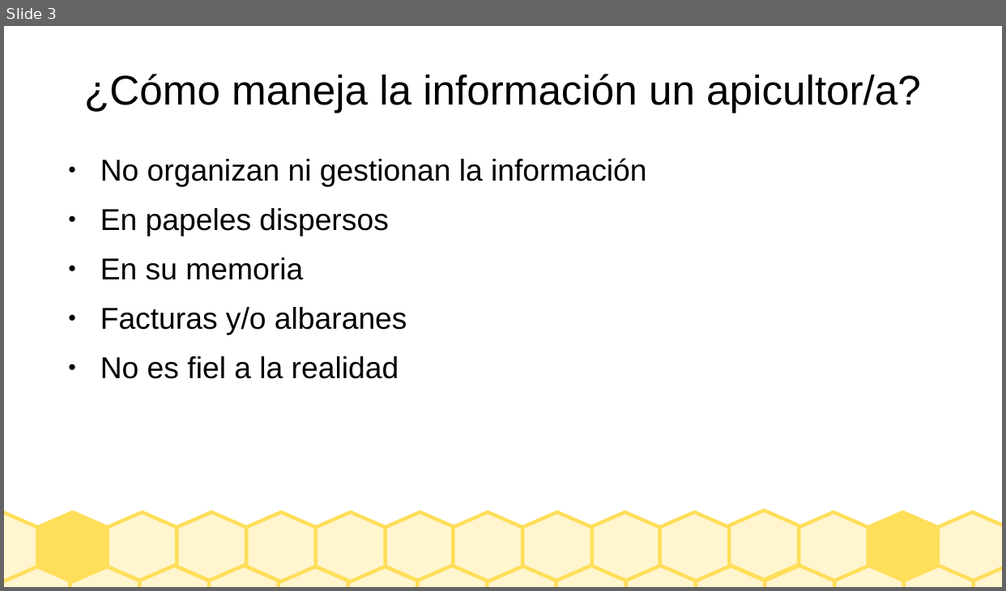
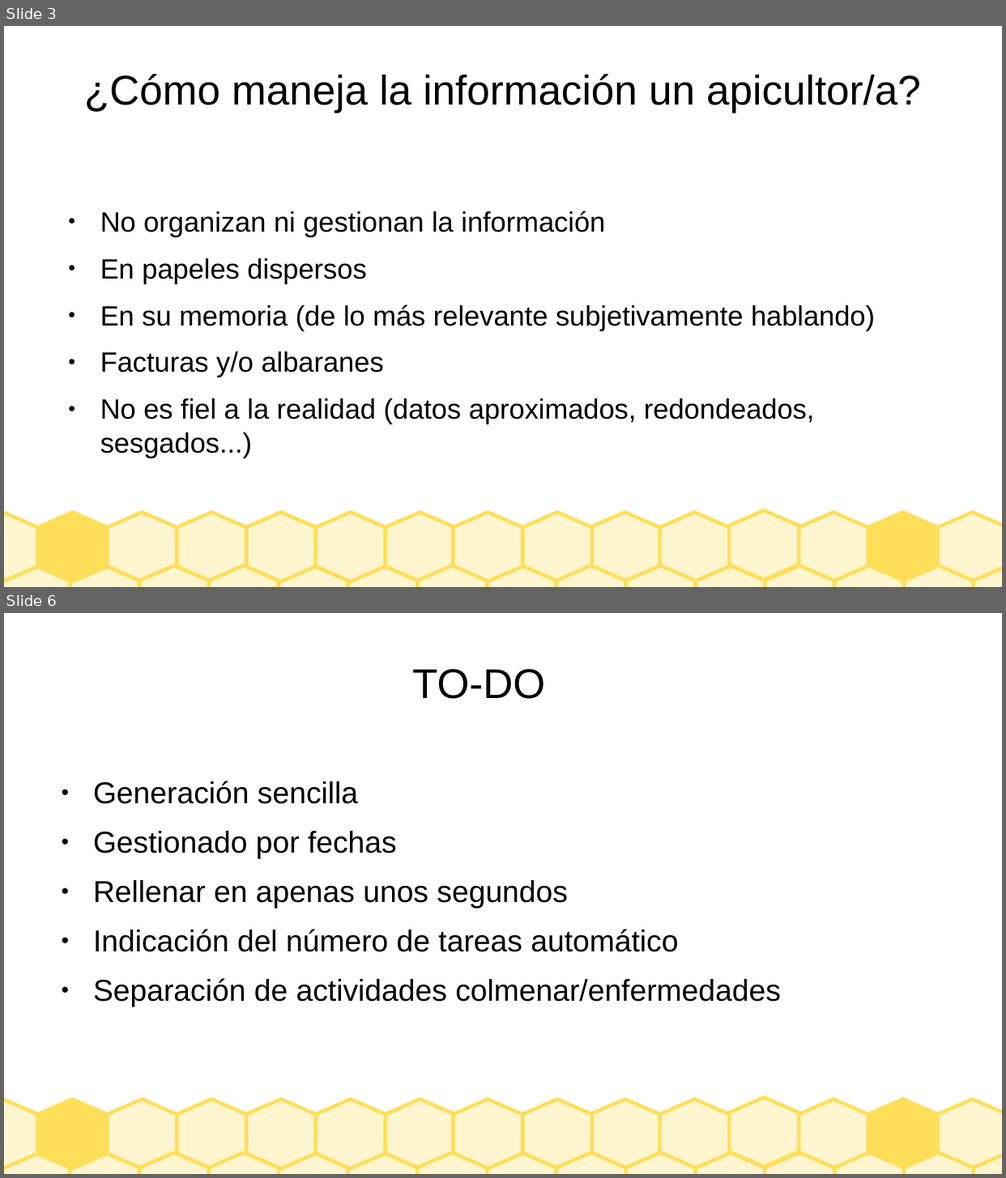
Before and after one commit to Ocklaf/PFC, a slide deck: PresentacionGesticolmenar.odp. Shown one above the other, each under a label of ours: slide 3 before the commit, slides 3 and 6 after it; the slides between them are not shown. The pictures are 1006x591 and 1006x1178 pixels, drawn with LibreOffice and Linux fonts; fonts in the diff are those of the drawing. Boxes give left, top, right and bottom in pixels: in the first picture for what was removed or moved away, otherwise in the second. Text is boxed around its words. In the diff, an @@ line names an element or a change of style, - is before the commit and + after.

Commit message:
Ultimos pasos memoria y presentación

```diff
--- a/PresentacionGesticolmenar.odp
+++ b/PresentacionGesticolmenar.odp
@@ slide 6 added at [4, 613, 1002, 1174], background #FFFFFF; not listed: 30 template elements that a slide beside it also shows @@
@@ title added at [412, 669, 545, 699], 33 pt, text #000000 @@
+TO-DO
@@ text added at [93, 781, 781, 1007], 24 pt, text #000000 @@
+● Generación sencilla
+● Gestionado por fechas
+● Rellenar en apenas unos segundos
+● Indicación del número de tareas automático
+● Separación de actividades colmenar/enfermedades
@@ slide 3 changed as well @@
@@ text "No organizan ni gestionan la ...": place and size @@
-text "No organizan ni gestionan la ..." at [100, 158, 647, 379]
+text "No organizan ni gestionan la ..." at [100, 211, 875, 424]
@@ text at [100, 211, 605, 378]: size 24 to 22.2 pt in "No organizan ni gestionan la información", "En papeles dispersos", "Facturas y/o albaranes" @@
@@ text at [100, 305, 875, 331]: text changed; size 24 to 22.2 pt @@
-● En su memoria
+● En su memoria (de lo más relevante subjetivamente hablando)
@@ text at [100, 399, 814, 424]: text changed; size 24 to 22.2 pt @@
-● No es fiel a la realidad
+● No es fiel a la realidad (datos aproximados, redondeados, sesgados...)
```
Also in this commit, not shown: 2 other slides changed, 3 other slides added, 5 other files.
